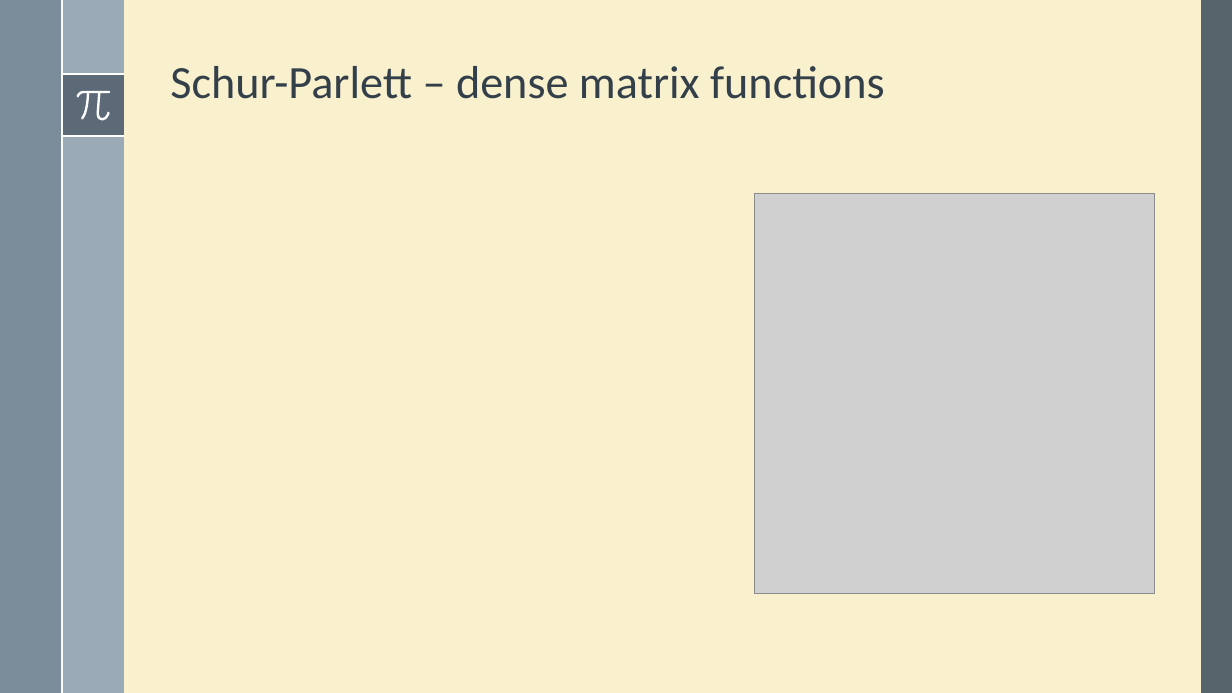
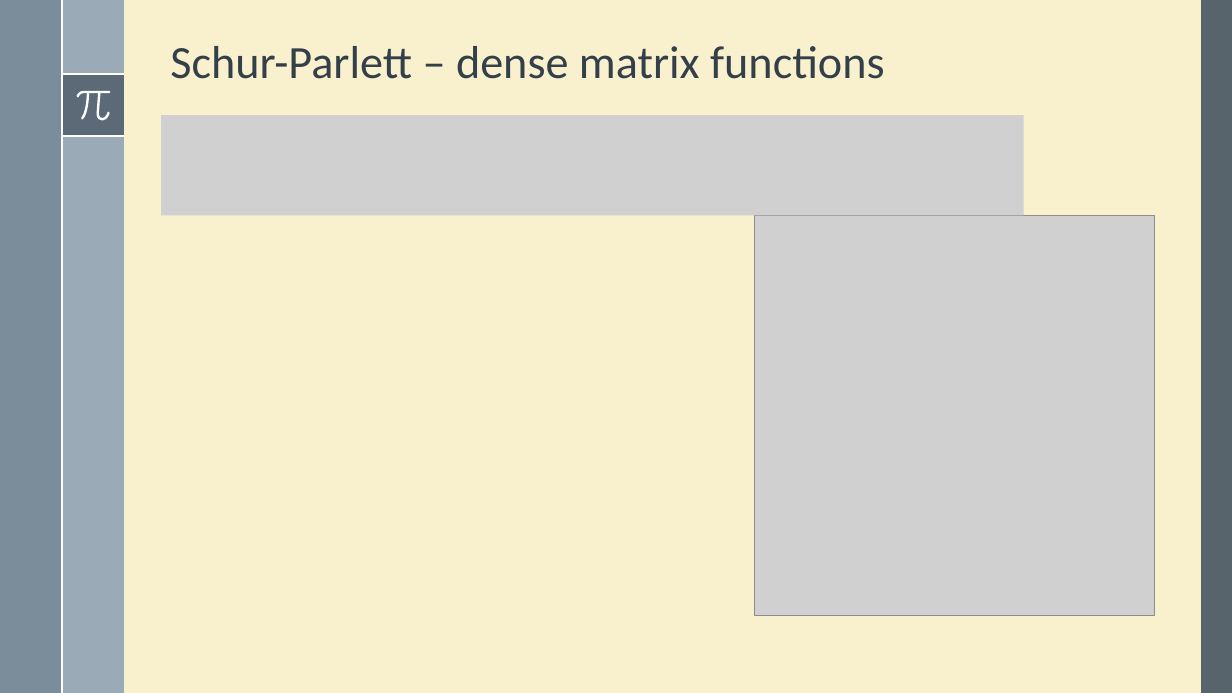
Before and after one commit to robzan8/MatFun.jl, a slide deck: slide 4 of docs/slides pd2ggaln/MatFun.pptx. Drawn at 1232x693 pixels with LibreOffice and Linux fonts; fonts in the diff are those of the drawing; grey boxes stand for pictures. Boxes give left, top, right and bottom in pixels: in the first picture for what was removed or moved away, otherwise in the second. Text is boxed around its words. In the diff, an @@ line names an element or a change of style, - is before the commit and + after.

```diff
--- a/docs/slides pd2ggaln/MatFun.pptx
+++ b/docs/slides pd2ggaln/MatFun.pptx
@@ title "Schur-Parlett – dense matrix functions": place and size @@
-title "Schur-Parlett – dense matrix functions" at (170,66,885,99)
+title "Schur-Parlett – dense matrix functions" at (170,46,885,79)
@@ picture added at (161,116,1023,216) @@
@@ picture: place and size @@
-picture at (754,194,1154,594)
+picture at (754,215,1154,616)
```
Also in this commit, not shown: 3 other slides changed, 1 other file.
